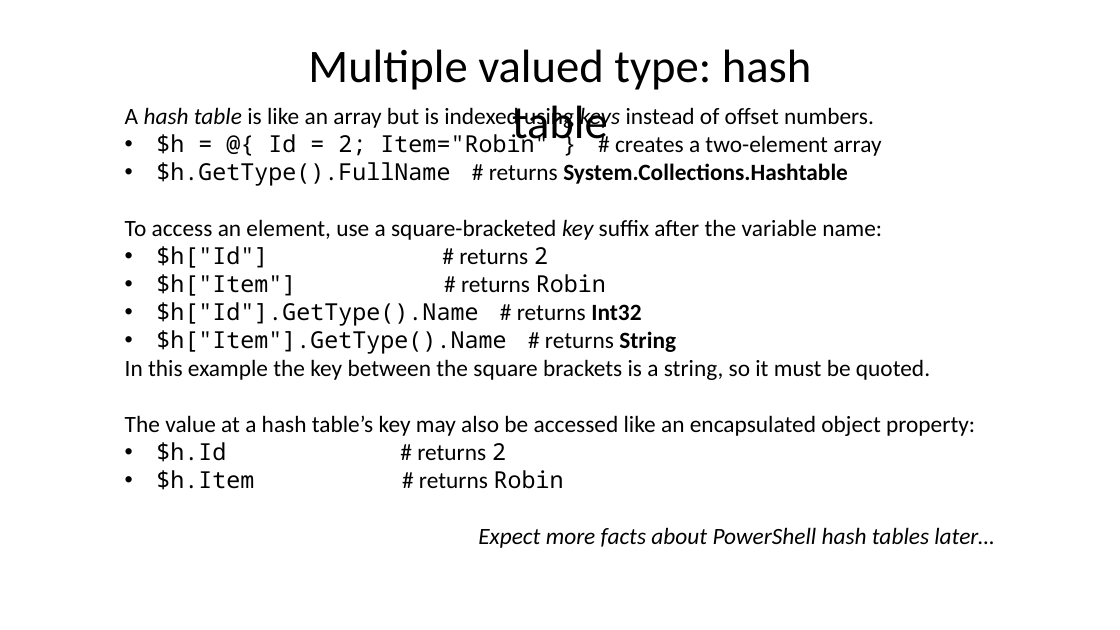
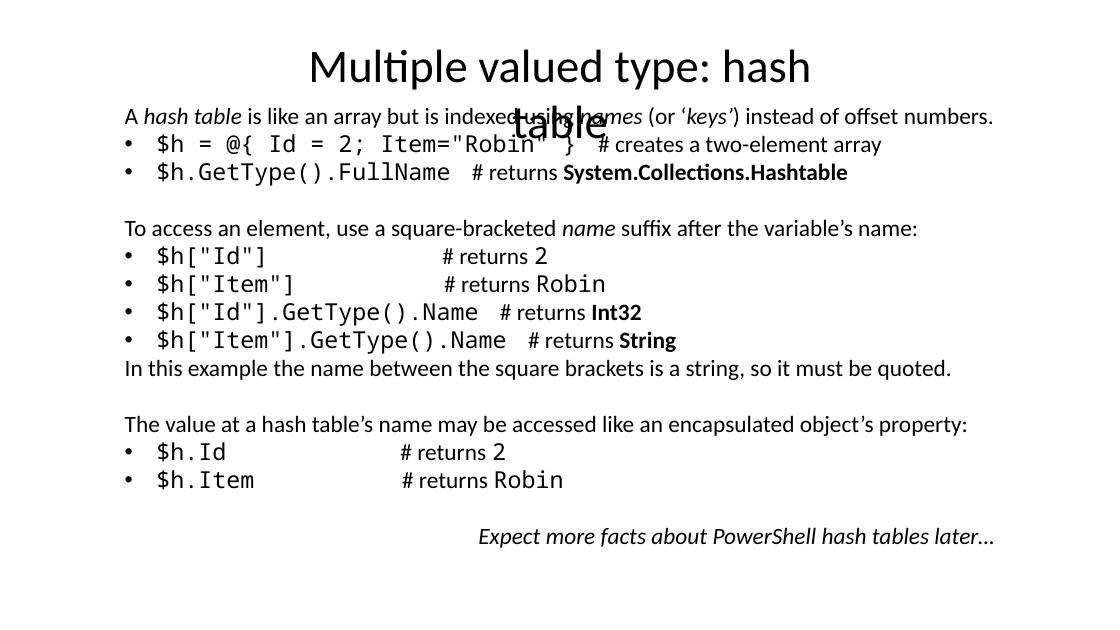
Before and after one commit to byui-cyber360/content, a slide deck: slide 5 of CYBER360-2.1-Variables.pptx. Drawn at 1120x630 pixels with LibreOffice and Linux fonts; fonts in the diff are those of the drawing. Boxes give left, top, right and bottom in pixels: in the first picture for what was removed or moved away, otherwise in the second. Text is boxed around its words. In the diff, an @@ line names an element or a change of style, - is before the commit and + after.

```diff
--- a/CYBER360-2.1-Variables.pptx
+++ b/CYBER360-2.1-Variables.pptx
@@ text at bbox=[125, 105, 994, 130]: text changed @@
-A hash table is like an array but is indexed using keys instead of offset numbers.
+A hash table is like an array but is indexed using names (or ‘keys’) instead of offset numbers.
@@ text at bbox=[125, 219, 918, 240]: text changed @@
-To access an element, use a square-bracketed key suffix after the variable name:
+To access an element, use a square-bracketed name suffix after the variable’s name:
@@ text at bbox=[125, 359, 968, 436]: text changed @@
-In this example the key between the square brackets is a string, so it must be quoted.
-The value at a hash table’s key may also be accessed like an encapsulated object property:
+In this example the name between the square brackets is a string, so it must be quoted.
+The value at a hash table’s name may be accessed like an encapsulated object’s property:
```
Also in this commit, not shown: 10 other files.
